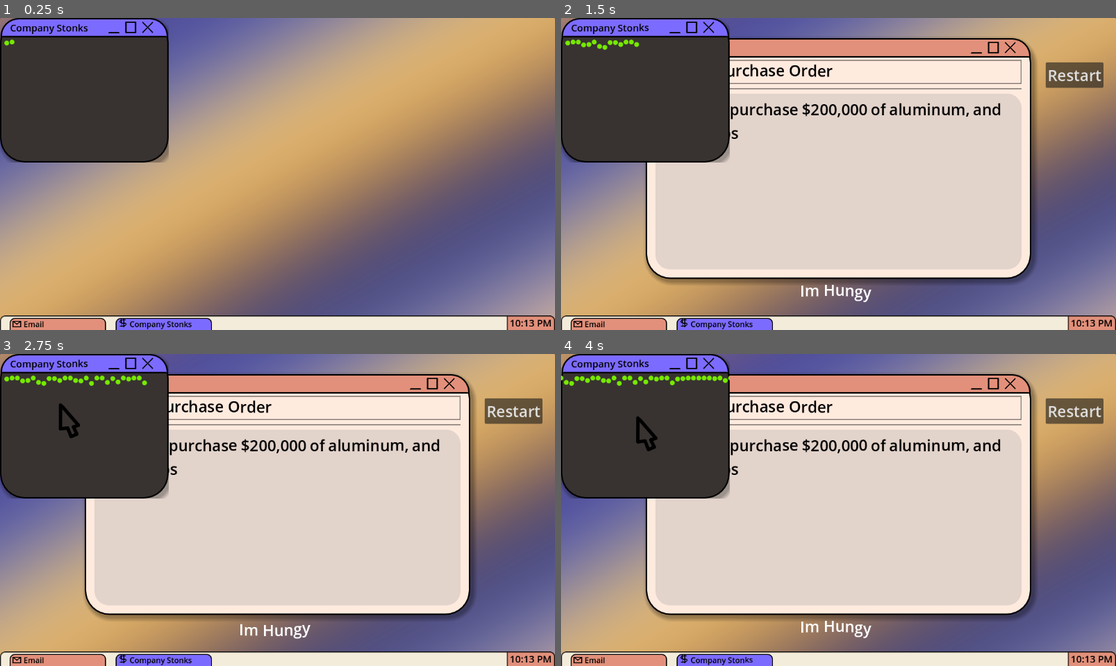
Above: before the commit, frames 1-4 (two rows, left to right).
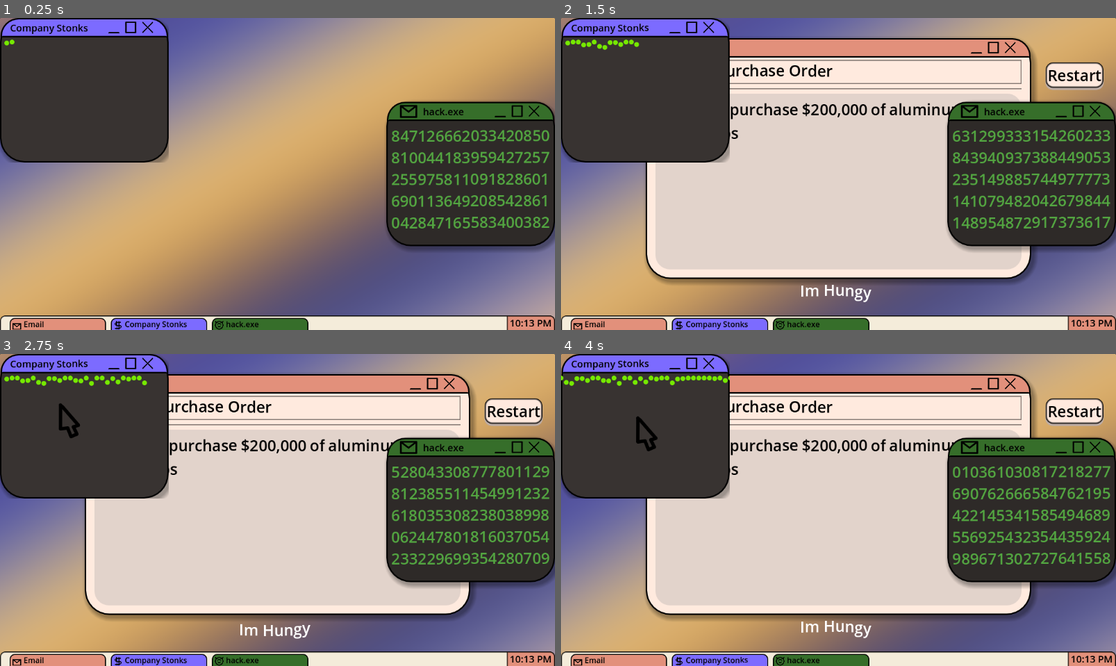
Above: after the commit, the same moments.

Repository: ikearatvibes/chill25_game
Game: Godot game, scene res://Scenes/game.tscn
Two runs of this game, one before a commit and one after it. Both use one fixed random seed, a clock stepped at 60 frames per second and the inputs below.
Inputs (mouse positions are in pixels of both pictures, inside the frame that each line leads up to):
- Up to frame 1 (0.25 s): no input
- Up to frame 2 (1.5 s): click "Company Stonks" at 0.5 s; click (805, 323) at 1.25 s, where only the run after the commit has a clickable "hack.exe"
- Up to frame 3 (2.75 s): click (49, 410) at 2 s
- Up to frame 4 (4 s): click "Company Stonks" (after the commit: "hack.exe") at 2.75 s; click (1032, 516) at 3.5 s, where only the run after the commit has a clickable "68997619464180836322428012011…"

The runs differ from the first frame. In frame 1, 15% of the frame differs, in the area x 2-100%, y 26-100%; in frame 2, 16%; in frame 3, 16%, in the area x 2-100%, y 14-100%; in frame 4, 16%.

Commit message:
Almost Done

Diff:
--- a/Scenes/Text/usable_rich_text.gd
+++ b/Scenes/Text/usable_rich_text.gd
@@ -4,6 +4,7 @@
 
 var dragging = false
 var draggable = false
+var initial_index = 0
 
 signal word_pressed(placement_word : UsableRichText, new_word : UsableRichText)
 
@@ -45,6 +46,7 @@
 const USABLE_RICH_TEXT = preload("res://Scenes/Text/usable_rich_text.tscn")
 
 signal place_text_before(new_text : UsableRichText)
+signal drag_ended(word : UsableRichText)
 
 func _ready() -> void:
 	rich_text_label.text = default_text_bbcode % label_text
@@ -77,14 +79,18 @@
 	set_drag_preview(preview)
 
 	rich_text_label.text = ""
-	text = ""
+	#text = ""
 
 	dragging = true
 
 	return self
 
 func _can_drop_data(at_position: Vector2, data: Variant) -> bool:
-	return data is UsableRichText
+	if data is UsableRichText and data != self:
+		if data.draggable:
+			data.place_text_before.emit(self, data)
+			return true
+	return false
 
 func _drop_data(at_position: Vector2, data: Variant) -> void:
 	place_text_before.emit(self, data)
@@ -93,6 +99,7 @@
 	if what == NOTIFICATION_DRAG_END and dragging:
 		label_text = label_text
 		dragging = false
+		drag_ended.emit(self)
 
 
 func delete():
--- a/Scenes/Text/usable_rich_text.tscn
+++ b/Scenes/Text/usable_rich_text.tscn
@@ -51,7 +51,7 @@
 theme_override_font_sizes/normal_font_size = 32
 theme_override_font_sizes/bold_font_size = 32
 bbcode_enabled = true
-text = "Text"
+text = "[wave amp=10.0 freq=.25 connected=1]Text[/wave]"
 fit_content = true
 scroll_active = false
 autowrap_mode = 0
--- /dev/null
+++ b/Scenes/Windows/hack_text_randomize.gd
@@ -0,0 +1,12 @@
+extends Control
+@onready var hack_text: UsableRichText = $HackText
+
+func  _ready() -> void:
+	_on_hack_refresh_timer_timeout()
+
+func _on_hack_refresh_timer_timeout() -> void:
+	var text = ""
+	for i in range(20):
+		text += str(hash(randf()))
+
+	hack_text.label_text = text
--- /dev/null
+++ b/Scenes/Windows/hacker_window.gd
@@ -0,0 +1 @@
+extends WindowsBase
--- /dev/null
+++ b/Scenes/Windows/hacker_window.tscn
@@ -0,0 +1,169 @@
+[gd_scene load_steps=10 format=3 uid="uid://da7j83efrsg2d"]
+
+[ext_resource type="Script" path="res://Scenes/Windows/hacker_window.gd" id="1_5hxe0"]
+[ext_resource type="Texture2D" uid="uid://dhf0multaaqr2" path="res://Assets/minimize.png" id="1_qm4q0"]
+[ext_resource type="Texture2D" uid="uid://bvd3e0mjswgaj" path="res://Assets/fullscreen.png" id="2_776ty"]
+[ext_resource type="Texture2D" uid="uid://byr4biejuakkj" path="res://Assets/x.png" id="3_o20qb"]
+[ext_resource type="Texture2D" uid="uid://bth5xmq6nbufd" path="res://Assets/mail.png" id="4_po7ed"]
+[ext_resource type="PackedScene" uid="uid://ct3tfncha3soj" path="res://Scenes/Text/usable_rich_text.tscn" id="5_q1u1h"]
+[ext_resource type="Script" path="res://Scenes/Windows/hack_text_randomize.gd" id="6_oim6g"]
+
+[sub_resource type="StyleBoxFlat" id="StyleBoxFlat_kvsgx"]
+bg_color = Color(0.18, 0.16479, 0.1566, 1)
+border_width_left = 3
+border_width_top = 3
+border_width_right = 3
+border_width_bottom = 3
+border_color = Color(0, 0, 0, 1)
+corner_radius_top_left = 50
+corner_radius_top_right = 50
+corner_radius_bottom_right = 50
+corner_radius_bottom_left = 50
+shadow_color = Color(0, 0, 0, 0.309804)
+shadow_size = 10
+shadow_offset = Vector2(5, 5)
+
+[sub_resource type="StyleBoxFlat" id="StyleBoxFlat_r73iu"]
+bg_color = Color(0.212277, 0.43, 0.1634, 1)
+border_width_left = 3
+border_width_top = 3
+border_width_right = 3
+border_width_bottom = 3
+border_color = Color(0, 0, 0, 1)
+corner_radius_top_left = 50
+corner_radius_top_right = 50
+
+[node name="HackerWindow" type="Control"]
+custom_minimum_size = Vector2(350, 300)
+layout_mode = 3
+anchors_preset = 0
+offset_right = 350.0
+offset_bottom = 300.0
+script = ExtResource("1_5hxe0")
+
+[node name="Background" type="Panel" parent="."]
+layout_mode = 1
+anchors_preset = 15
+anchor_right = 1.0
+anchor_bottom = 1.0
+grow_horizontal = 2
+grow_vertical = 2
+mouse_filter = 1
+theme_override_styles/panel = SubResource("StyleBoxFlat_kvsgx")
+
+[node name="WindowTop" type="Panel" parent="Background"]
+custom_minimum_size = Vector2(0, 40)
+layout_mode = 1
+anchors_preset = -1
+anchor_right = 1.0
+offset_left = 1.0
+offset_right = -1.0
+offset_bottom = 40.0
+grow_horizontal = 2
+mouse_filter = 1
+theme_override_styles/panel = SubResource("StyleBoxFlat_r73iu")
+
+[node name="window_options" type="HBoxContainer" parent="Background/WindowTop"]
+layout_mode = 1
+anchors_preset = -1
+anchor_left = 1.0
+anchor_top = 0.5
+anchor_right = 1.0
+anchor_bottom = 0.5
+offset_left = -40.0
+offset_top = -20.0
+offset_right = -30.0
+offset_bottom = 20.0
+grow_horizontal = 0
+grow_vertical = 2
+theme_override_constants/separation = 10
+
+[node name="minimize" type="TextureRect" parent="Background/WindowTop/window_options"]
+custom_minimum_size = Vector2(25, 25)
+layout_mode = 2
+size_flags_vertical = 4
+texture = ExtResource("1_qm4q0")
+expand_mode = 1
+stretch_mode = 4
+
+[node name="fullscreen" type="TextureRect" parent="Background/WindowTop/window_options"]
+custom_minimum_size = Vector2(25, 25)
+layout_mode = 2
+size_flags_vertical = 4
+texture = ExtResource("2_776ty")
+expand_mode = 1
+stretch_mode = 4
+
+[node name="X" type="TextureRect" parent="Background/WindowTop/window_options"]
+custom_minimum_size = Vector2(25, 25)
+layout_mode = 2
+size_flags_vertical = 4
+texture = ExtResource("3_o20qb")
+expand_mode = 1
+stretch_mode = 4
+
+[node name="MailIcon" type="TextureRect" parent="Background/WindowTop"]
+layout_mode = 1
+anchors_preset = -1
+offset_left = 25.0
+offset_top = -5.0
+offset_right = 70.0
+offset_bottom = 35.0
+texture = ExtResource("4_po7ed")
+expand_mode = 1
+stretch_mode = 4
+
+[node name="WindowLabel" parent="Background/WindowTop/MailIcon" instance=ExtResource("5_q1u1h")]
+layout_mode = 1
+anchors_preset = -1
+anchor_top = 0.5
+anchor_bottom = 0.5
+offset_left = 50.0
+offset_top = -5.0
+offset_right = 162.0
+offset_bottom = 14.0
+grow_vertical = 2
+mouse_filter = 1
+theme_override_font_sizes/font_size = 20
+text = "hack.exe"
+label_text = "hack.exe"
+text_size = 20
+
+[node name="TextContainer" type="Control" parent="Background"]
+clip_contents = true
+layout_mode = 1
+anchors_preset = 15
+anchor_right = 1.0
+anchor_bottom = 1.0
+offset_left = 10.0
+offset_top = 40.0
+offset_right = -10.0
+offset_bottom = -20.0
+grow_horizontal = 2
+grow_vertical = 2
+mouse_filter = 1
+script = ExtResource("6_oim6g")
+
+[node name="HackText" parent="Background/TextContainer" instance=ExtResource("5_q1u1h")]
+layout_mode = 1
+anchors_preset = 15
+anchor_right = 1.0
+anchor_bottom = 1.0
+offset_right = 0.0
+offset_bottom = 0.0
+grow_horizontal = 2
+grow_vertical = 2
+mouse_filter = 1
+text = "10101sdfadfasd"
+autowrap_mode = 3
+label_text = "10101sdfadfasd"
+text_autowrap_mode = 3
+color = Color(0.32608, 0.650274, 0.256233, 1)
+
+[node name="Hack_Refresh_Timer" type="Timer" parent="Background/TextContainer"]
+wait_time = 0.2
+autostart = true
+
+[connection signal="mouse_entered" from="." to="." method="_on_mouse_entered"]
+[connection signal="mouse_exited" from="." to="." method="_on_mouse_exited"]
+[connection signal="timeout" from="Background/TextContainer/Hack_Refresh_Timer" to="Background/TextContainer" method="_on_hack_refresh_timer_timeout"]
--- a/Scenes/Windows/window.gd
+++ b/Scenes/Windows/window.gd
@@ -89,6 +89,9 @@
 		#connect clicked signal
 		word_object.word_pressed.connect(word_clicked)
 		word_object.place_text_before.connect(place_word_before)
+		word_object.drag_ended.connect(word_move_placed)
+
+		word_object.initial_index = current_body_objects.size()-1
 
 func remove_body_objects():
 	while current_body_objects.size() > 0:
@@ -162,23 +165,30 @@
 
 func place_word_before(place_before : UsableRichText, word : UsableRichText):
 	var placement_index = current_body_objects.find(place_before)
-	var current_index = current_body_objects.find(word)
-
-	if placement_index > current_index: placement_index -= 1
-
+	body_word_container.move_child(word, placement_index)
+
+	#update body array
 	current_body_objects.erase(word)
-
-	body_word_container.move_child(word, placement_index)
-
 	current_body_objects.insert(placement_index, word)
 
-	var word_word = word.label_text
-
-	current_body.erase(word_word)
-	current_body.insert(placement_index, word_word)
+func word_move_placed(word : UsableRichText):
+	var word_index = current_body_objects.find(word)
+
+	#skip if placed in same spot
+	if word.initial_index == word_index:
+		print("Moved to same spot")
+		return
+
+	#reset initial indexes
+	for i in range(current_body_objects.size()):
+		current_body_objects[i].initial_index = i
+
+	#redo word lsit
+	current_body.clear()
+	for word_object in current_body_objects:
+		current_body.append(word_object.label_text)
 
 	#manage word moves
-
 	word_moves -= 1
 	word_moving.amount = word_moves
 	if word_moves == 0:
--- a/Scenes/Windows/window.tscn
+++ b/Scenes/Windows/window.tscn
@@ -60,6 +60,53 @@
 corner_radius_top_right = 30
 corner_radius_bottom_right = 30
 corner_radius_bottom_left = 30
+
+[sub_resource type="StyleBoxFlat" id="StyleBoxFlat_neu62"]
+bg_color = Color(1, 0.96, 0.94, 1)
+border_width_left = 4
+border_width_top = 4
+border_width_right = 4
+border_width_bottom = 4
+border_color = Color(0, 0, 0, 1)
+border_blend = true
+corner_radius_top_left = 15
+corner_radius_top_right = 15
+corner_radius_bottom_right = 15
+corner_radius_bottom_left = 15
+shadow_color = Color(0.9, 0.864, 0.846, 1)
+shadow_size = 1
+shadow_offset = Vector2(0, 4)
+
+[sub_resource type="StyleBoxFlat" id="StyleBoxFlat_35605"]
+bg_color = Color(1, 0.913725, 0.870588, 1)
+border_width_left = 4
+border_width_top = 4
+border_width_right = 4
+border_width_bottom = 4
+border_color = Color(0, 0, 0, 1)
+border_blend = true
+corner_radius_top_left = 15
+corner_radius_top_right = 15
+corner_radius_bottom_right = 15
+corner_radius_bottom_left = 15
+shadow_color = Color(0.74, 0.675867, 0.6438, 1)
+shadow_size = 1
+shadow_offset = Vector2(0, 4)
+
+[sub_resource type="StyleBoxFlat" id="StyleBoxFlat_e8dyr"]
+bg_color = Color(1, 0.913725, 0.870588, 1)
+border_width_left = 4
+border_width_top = 4
+border_width_right = 4
+border_width_bottom = 4
+border_color = Color(0, 0, 0, 1)
+border_blend = true
+corner_radius_top_left = 15
+corner_radius_top_right = 15
+corner_radius_bottom_right = 15
+corner_radius_bottom_left = 15
+shadow_color = Color(0.74, 0.675867, 0.6438, 1)
+shadow_size = 1
 
 [node name="Window" type="Control"]
 custom_minimum_size = Vector2(800, 500)
@@ -217,17 +264,42 @@
 offset_right = 150.0
 offset_bottom = 53.0
 grow_horizontal = 0
+focus_mode = 0
+theme_override_colors/font_disabled_color = Color(0, 0, 0, 1)
+theme_override_colors/font_hover_pressed_color = Color(0, 0, 0, 1)
+theme_override_colors/font_hover_color = Color(0, 0, 0, 1)
+theme_override_colors/font_pressed_color = Color(0, 0, 0, 1)
+theme_override_colors/font_focus_color = Color(0, 0, 0, 1)
+theme_override_colors/font_color = Color(0, 0, 0, 1)
+theme_override_colors/font_outline_color = Color(0, 0, 0, 1)
+theme_override_colors/icon_normal_color = Color(0, 0, 0, 1)
+theme_override_colors/icon_focus_color = Color(0, 0, 0, 1)
+theme_override_colors/icon_pressed_color = Color(0, 0, 0, 1)
+theme_override_colors/icon_hover_color = Color(0, 0, 0, 1)
+theme_override_colors/icon_hover_pressed_color = Color(0, 0, 0, 1)
+theme_override_colors/icon_disabled_color = Color(0, 0, 0, 1)
 theme_override_font_sizes/font_size = 32
+theme_override_styles/hover = SubResource("StyleBoxFlat_neu62")
+theme_override_styles/pressed_mirrored = SubResource("StyleBoxFlat_35605")
+theme_override_styles/pressed = SubResource("StyleBoxFlat_e8dyr")
+theme_override_styles/normal_mirrored = SubResource("StyleBoxFlat_35605")
+theme_override_styles/normal = SubResource("StyleBoxFlat_35605")
 text = "Restart"
 
 [node name="MouseIndicatior" parent="Background/RestartButton" instance=ExtResource("10_m63xr")]
 visible = false
 layout_mode = 0
 anchors_preset = 0
+anchor_left = 0.0
+anchor_top = 0.0
+anchor_right = 0.0
+anchor_bottom = 0.0
 offset_left = -35.0
 offset_top = -21.5
 offset_right = 92.9997
 offset_bottom = 106.5
+grow_horizontal = 1
+grow_vertical = 1
 hint_clicked_tick = 0
 
 [node name="Prompt" parent="Background" instance=ExtResource("2_kjttx")]
--- a/Scenes/Windows/window_manager.gd
+++ b/Scenes/Windows/window_manager.gd
@@ -4,9 +4,10 @@
 var current_puzzle_index : int = 0
 var completion_percent : float = 0
 
+var puzzle_completed = false
+
 @onready var window: PuzzleWindow = $Window
 @onready var cpu_particles_2d: CPUParticles2D = $ParticlePlacer/CPUParticles2D
-
 @onready var next_button: Button = $Window/NextButton
 
 func _ready() -> void:
@@ -16,6 +17,8 @@
 
 
 func load_next_puzzle():
+	puzzle_completed = false
+
 	window.load_puzzle(puzzle_progression[current_puzzle_index])
 	MusicManager.play_random_pitch(MusicManager.mail_in)
 
@@ -26,6 +29,9 @@
 	cpu_particles_2d.emitting = true #emit particles
 	MusicManager.play_random_pitch(MusicManager.mail_succeed)
 	await get_tree().create_timer(.5).timeout
+
+	if puzzle_completed: return
+	puzzle_completed = true
 
 	next_button.visible = true
 
--- a/Scenes/app_taskbar.gd
+++ b/Scenes/app_taskbar.gd
@@ -11,9 +11,7 @@
 func _process(delta: float) -> void:
 	if Engine.is_editor_hint():
 		return
-
 	if Input.is_action_just_pressed("ClickWindow") and mouse_hovering:
-		print("Clicked")
 		SignalBus.focus_window.emit(window_focus)
 
 @export var icon : Texture:
--- a/Scenes/app_taskbar.tscn
+++ b/Scenes/app_taskbar.tscn
@@ -1,7 +1,6 @@
-[gd_scene load_steps=5 format=3 uid="uid://du2vifs8fqviu"]
+[gd_scene load_steps=4 format=3 uid="uid://du2vifs8fqviu"]
 
 [ext_resource type="Script" path="res://Scenes/app_taskbar.gd" id="1_f2cgy"]
-[ext_resource type="Texture2D" uid="uid://bth5xmq6nbufd" path="res://Assets/mail.png" id="1_qhy7b"]
 [ext_resource type="PackedScene" uid="uid://ct3tfncha3soj" path="res://Scenes/Text/usable_rich_text.tscn" id="3_kaydk"]
 
 [sub_resource type="StyleBoxFlat" id="StyleBoxFlat_xoef1"]
@@ -31,7 +30,7 @@
 custom_minimum_size = Vector2(20, 20)
 layout_mode = 2
 size_flags_horizontal = 0
-texture = ExtResource("1_qhy7b")
+size_flags_vertical = 8
 expand_mode = 1
 stretch_mode = 4
 
@@ -39,8 +38,8 @@
 layout_mode = 2
 mouse_filter = 1
 theme_override_font_sizes/font_size = 16
-text = "Mail"
-label_text = "Mail"
+text = ""
+label_text = ""
 text_size = 16
 
 [connection signal="mouse_entered" from="." to="." method="_on_mouse_entered"]
--- a/Scenes/game.tscn
+++ b/Scenes/game.tscn
@@ -14,6 +14,8 @@
 [ext_resource type="Resource" uid="uid://bu5sf8avjx12m" path="res://Materials/Puzzles/testing/blackmail_threat.tres" id="6_jbqw5"]
 [ext_resource type="Resource" uid="uid://dsjx0mb5jxfus" path="res://Materials/Puzzles/testing/hungry.tres" id="6_rd4lq"]
 [ext_resource type="Resource" uid="uid://bdj0t4hwgm6vo" path="res://Materials/Puzzles/testing/Test3Puzzle.tres" id="6_y3jhq"]
+[ext_resource type="Texture2D" uid="uid://b4hji8x0v4im6" path="res://Assets/hack.png" id="7_h780a"]
+[ext_resource type="PackedScene" uid="uid://da7j83efrsg2d" path="res://Scenes/Windows/hacker_window.tscn" id="7_jie1f"]
 [ext_resource type="Resource" uid="uid://1pmprxwcs0ah" path="res://Materials/Puzzles/testing/drinking.tres" id="7_m8j71"]
 [ext_resource type="Resource" uid="uid://tyonv3ryqsmv" path="res://Materials/Puzzles/testing/malaysia.tres" id="8_6qifb"]
 [ext_resource type="Resource" uid="uid://ctvw1o2oll5vs" path="res://Materials/Puzzles/testing/win_message.tres" id="11_r4lke"]
@@ -35,6 +37,15 @@
 corner_radius_top_left = 10
 corner_radius_top_right = 10
 
+[sub_resource type="StyleBoxFlat" id="StyleBoxFlat_bw5mr"]
+bg_color = Color(0.211765, 0.431373, 0.164706, 1)
+border_width_left = 2
+border_width_top = 2
+border_width_right = 2
+border_color = Color(0, 0, 0, 1)
+corner_radius_top_left = 10
+corner_radius_top_right = 10
+
 [sub_resource type="Curve" id="Curve_wayp8"]
 max_value = 2.0
 _data = [Vector2(0, 1.14894), 0.0, 0.0, 0, 0, Vector2(0.913725, 1), 0.0, 0.0, 0, 0, Vector2(1, 0), 0.0, 0.0, 0, 0]
@@ -61,6 +72,7 @@
 anchor_bottom = 1.0
 grow_horizontal = 2
 grow_vertical = 2
+mouse_filter = 2
 
 [node name="Taskbar" parent="Background" instance=ExtResource("3_y7vem")]
 layout_mode = 1
@@ -78,6 +90,13 @@
 icon = ExtResource("6_cdw4k")
 text = "Company Stonks"
 
+[node name="AppTaskbar3" parent="Background/Taskbar/AppContainer" index="2" node_paths=PackedStringArray("window_focus") instance=ExtResource("4_vg8jk")]
+layout_mode = 2
+theme_override_styles/panel = SubResource("StyleBoxFlat_bw5mr")
+window_focus = NodePath("../../../../WindowManager/HackerWindow")
+icon = ExtResource("7_h780a")
+text = "hack.exe"
+
 [node name="WindowManager" type="Control" parent="."]
 layout_mode = 1
 anchors_preset = 15
@@ -85,8 +104,23 @@
 anchor_bottom = 1.0
 grow_horizontal = 2
 grow_vertical = 2
+mouse_filter = 2
 script = ExtResource("1_2r07c")
-puzzle_progression = Array[ExtResource("3_aj0kh")]([ExtResource("6_rd4lq"), ExtResource("6_h20ba"), ExtResource("6_y3jhq"), ExtResource("5_koc2f"), ExtResource("13_v52c1"), ExtResource("5_t51m8"), ExtResource("7_m8j71"), ExtResource("8_6qifb"), ExtResource("6_jbqw5"), ExtResource("11_r4lke")])
+puzzle_progression = Array[ExtResource("3_aj0kh")]([ExtResource("6_rd4lq"), ExtResource("6_h20ba"), ExtResource("6_y3jhq"), ExtResource("13_v52c1"), ExtResource("7_m8j71"), ExtResource("5_koc2f"), ExtResource("8_6qifb"), ExtResource("5_t51m8"), ExtResource("6_jbqw5"), ExtResource("11_r4lke")])
+
+[node name="HackerWindow" parent="WindowManager" instance=ExtResource("7_jie1f")]
+layout_mode = 1
+anchors_preset = 6
+anchor_left = 1.0
+anchor_top = 0.5
+anchor_right = 1.0
+anchor_bottom = 0.5
+offset_left = -350.0
+offset_top = -150.0
+offset_right = 0.0
+offset_bottom = 150.0
+grow_horizontal = 0
+grow_vertical = 2
 
 [node name="ParticlePlacer" type="Control" parent="WindowManager"]
 layout_mode = 1
@@ -165,10 +199,10 @@
 anchor_top = 0.0
 anchor_right = 0.0
 anchor_bottom = 0.0
-offset_left = 0.0
-offset_top = 0.0
-offset_right = 128.0
-offset_bottom = 128.0
+offset_left = 25.0
+offset_top = 5.0
+offset_right = 153.0
+offset_bottom = 133.0
 grow_horizontal = 1
 grow_vertical = 1
 
@@ -189,10 +223,10 @@
 anchor_top = 0.0
 anchor_right = 0.0
 anchor_bottom = 0.0
-offset_left = 0.0
-offset_top = 0.0
-offset_right = 128.0
-offset_bottom = 128.0
+offset_left = 25.0
+offset_top = 5.0
+offset_right = 153.0
+offset_bottom = 133.0
 grow_horizontal = 1
 grow_vertical = 1
 hint_clicked_tick = 2
--- a/Scenes/removalUI.tscn
+++ b/Scenes/removalUI.tscn
@@ -1,48 +1,86 @@
-[gd_scene load_steps=8 format=3 uid="uid://sn52youg6fgd"]
+[gd_scene load_steps=9 format=3 uid="uid://sn52youg6fgd"]
 
 [ext_resource type="Theme" uid="uid://duowea83rtf4k" path="res://Materials/Themes/overall_theme.tres" id="1_xc0y1"]
 [ext_resource type="Script" path="res://Scenes/removal_ui.gd" id="2_v4m3l"]
 [ext_resource type="PackedScene" uid="uid://ct3tfncha3soj" path="res://Scenes/Text/usable_rich_text.tscn" id="2_xgrot"]
 
-[sub_resource type="StyleBoxFlat" id="StyleBoxFlat_iemd5"]
-corner_radius_top_left = 30
-corner_radius_top_right = 30
-corner_radius_bottom_right = 30
-corner_radius_bottom_left = 30
+[sub_resource type="StyleBoxFlat" id="StyleBoxFlat_g52mo"]
+bg_color = Color(1, 0.945098, 0.921569, 1)
+border_width_left = 8
+border_width_top = 8
+border_width_right = 8
+border_width_bottom = 8
+border_color = Color(1, 0, 0, 1)
+border_blend = true
+corner_radius_top_left = 15
+corner_radius_top_right = 15
+corner_radius_bottom_right = 15
+corner_radius_bottom_left = 15
+shadow_color = Color(0.74, 0.675867, 0.6438, 1)
 
-[sub_resource type="StyleBoxFlat" id="StyleBoxFlat_5nvuu"]
-bg_color = Color(0.442911, 0.442911, 0.442911, 1)
-border_width_left = 5
-border_width_top = 5
-border_width_right = 5
-border_width_bottom = 5
-border_color = Color(0.8, 0.096, 0.096, 1)
-corner_radius_top_left = 30
-corner_radius_top_right = 30
-corner_radius_bottom_right = 30
-corner_radius_bottom_left = 30
+[sub_resource type="StyleBoxFlat" id="StyleBoxFlat_w7okj"]
+bg_color = Color(1, 0.945098, 0.921569, 1)
+border_width_left = 8
+border_width_top = 8
+border_width_right = 8
+border_width_bottom = 8
+border_color = Color(1, 0, 0, 1)
+border_blend = true
+corner_radius_top_left = 15
+corner_radius_top_right = 15
+corner_radius_bottom_right = 15
+corner_radius_bottom_left = 15
+shadow_color = Color(0.74, 0.675867, 0.6438, 1)
 
-[sub_resource type="StyleBoxFlat" id="StyleBoxFlat_q72pl"]
-bg_color = Color(0.48, 0.48, 0.48, 1)
-corner_radius_top_left = 30
-corner_radius_top_right = 30
-corner_radius_bottom_right = 30
-corner_radius_bottom_left = 30
+[sub_resource type="StyleBoxFlat" id="StyleBoxFlat_y8ofe"]
+bg_color = Color(1, 0.946667, 0.92, 1)
+border_width_left = 4
+border_width_top = 4
+border_width_right = 4
+border_width_bottom = 4
+border_color = Color(0, 0, 0, 1)
+border_blend = true
+corner_radius_top_left = 15
+corner_radius_top_right = 15
+corner_radius_bottom_right = 15
+corner_radius_bottom_left = 15
+shadow_color = Color(0.95, 0.8968, 0.874, 1)
+shadow_size = 1
+shadow_offset = Vector2(0, 4)
 
-[sub_resource type="StyleBoxFlat" id="StyleBoxFlat_0ited"]
-border_width_left = 5
-border_width_top = 5
-border_width_right = 5
-border_width_bottom = 5
-border_color = Color(0.8, 0.096, 0.096, 1)
-corner_radius_top_left = 30
-corner_radius_top_right = 30
-corner_radius_bottom_right = 30
-corner_radius_bottom_left = 30
+[sub_resource type="StyleBoxFlat" id="StyleBoxFlat_1mbee"]
+bg_color = Color(1, 0.913725, 0.870588, 1)
+border_width_left = 8
+border_width_top = 8
+border_width_right = 8
+border_width_bottom = 8
+border_color = Color(1, 0, 0, 1)
+border_blend = true
+corner_radius_top_left = 15
+corner_radius_top_right = 15
+corner_radius_bottom_right = 15
+corner_radius_bottom_left = 15
+shadow_color = Color(0.74, 0.675867, 0.6438, 1)
+
+[sub_resource type="StyleBoxFlat" id="StyleBoxFlat_ke3cx"]
+bg_color = Color(1, 0.913725, 0.870588, 1)
+border_width_left = 4
+border_width_top = 4
+border_width_right = 4
+border_width_bottom = 4
+border_color = Color(0, 0, 0, 1)
+border_blend = true
+corner_radius_top_left = 15
+corner_radius_top_right = 15
+corner_radius_bottom_right = 15
+corner_radius_bottom_left = 15
+shadow_color = Color(0.74, 0.675867, 0.6438, 1)
+shadow_size = 1
+shadow_offset = Vector2(0, 4)
 
 [node name="RemovalUI" type="Button"]
 custom_minimum_size = Vector2(125, 50)
-offset_right = 100.0
+offset_right = 125.0
 offset_bottom = 50.0
 focus_mode = 0
 theme = ExtResource("1_xc0y1")
@@ -59,16 +97,14 @@
 theme_override_colors/icon_hover_color = Color(1, 1, 1, 0)
 theme_override_colors/icon_hover_pressed_color = Color(1, 1, 1, 0)
 theme_override_colors/icon_disabled_color = Color(1, 1, 1, 0)
-theme_override_styles/disabled_mirrored = SubResource("StyleBoxFlat_iemd5")
-theme_override_styles/disabled = SubResource("StyleBoxFlat_iemd5")
-theme_override_styles/hover_pressed_mirrored = SubResource("StyleBoxFlat_5nvuu")
-theme_override_styles/hover_pressed = SubResource("StyleBoxFlat_5nvuu")
-theme_override_styles/hover_mirrored = SubResource("StyleBoxFlat_q72pl")
-theme_override_styles/hover = SubResource("StyleBoxFlat_q72pl")
-theme_override_styles/pressed_mirrored = SubResource("StyleBoxFlat_iemd5")
-theme_override_styles/pressed = SubResource("StyleBoxFlat_0ited")
-theme_override_styles/normal_mirrored = SubResource("StyleBoxFlat_iemd5")
-theme_override_styles/normal = SubResource("StyleBoxFlat_iemd5")
+theme_override_styles/hover_pressed_mirrored = SubResource("StyleBoxFlat_g52mo")
+theme_override_styles/hover_pressed = SubResource("StyleBoxFlat_w7okj")
+theme_override_styles/hover_mirrored = SubResource("StyleBoxFlat_y8ofe")
+theme_override_styles/hover = SubResource("StyleBoxFlat_y8ofe")
+theme_override_styles/pressed_mirrored = SubResource("StyleBoxFlat_1mbee")
+theme_override_styles/pressed = SubResource("StyleBoxFlat_1mbee")
+theme_override_styles/normal_mirrored = SubResource("StyleBoxFlat_ke3cx")
+theme_override_styles/normal = SubResource("StyleBoxFlat_ke3cx")
 toggle_mode = true
 script = ExtResource("2_v4m3l")
 
@@ -93,3 +129,7 @@
 text = "- 1 "
 label_text = "- 1 "
 default_text_bbcode = "[center]%s[/center]"
+
+[connection signal="button_down" from="." to="." method="_on_button_down"]
+[connection signal="button_up" from="." to="." method="_on_button_up"]
+[connection signal="toggled" from="." to="." method="_on_toggled"]
--- a/Scenes/removal_ui.gd
+++ b/Scenes/removal_ui.gd
@@ -4,6 +4,8 @@
 
 @onready var removal_img: TextureRect = $Hbox/RemovalImg
 @onready var usable_rich_text: UsableRichText = $Hbox/UsableRichText
+
+var pressed_pos = Vector2(0, 4)
 
 @export var amount : int = 0:
 	set(value):
@@ -24,3 +26,22 @@
 
 func _ready() -> void:
 	removal_img.texture = texture
+
+
+func _on_toggled(toggled_on: bool) -> void:
+	if toggled_on:
+		position = pressed_pos
+	else:
+		position = Vector2.ZERO
+
+func _on_button_down() -> void:
+	if !button_pressed:
+		position = pressed_pos
+	else:
+		position = Vector2.ZERO
+
+func _on_button_up() -> void:
+	if !button_pressed:
+		position = Vector2.ZERO
+	else:
+		position = pressed_pos
--- a/Scenes/taskbar.tscn
+++ b/Scenes/taskbar.tscn
@@ -77,4 +77,5 @@
 offset_top = 5.0
 grow_horizontal = 2
 grow_vertical = 2
-theme_override_constants/separation = 20
+mouse_filter = 2
+theme_override_constants/separation = 10
Binary file added: Assets/hack.png
Not shown, added: Assets/hack.png.import
Not shown, changed: Assets/sound/coverless-book-lofi-186307.mp3.import
Not shown: 1 places in Scenes/Windows/window.tscn that only renumber resources
Not shown: 1 places in Scenes/game.tscn that only renumber resources
